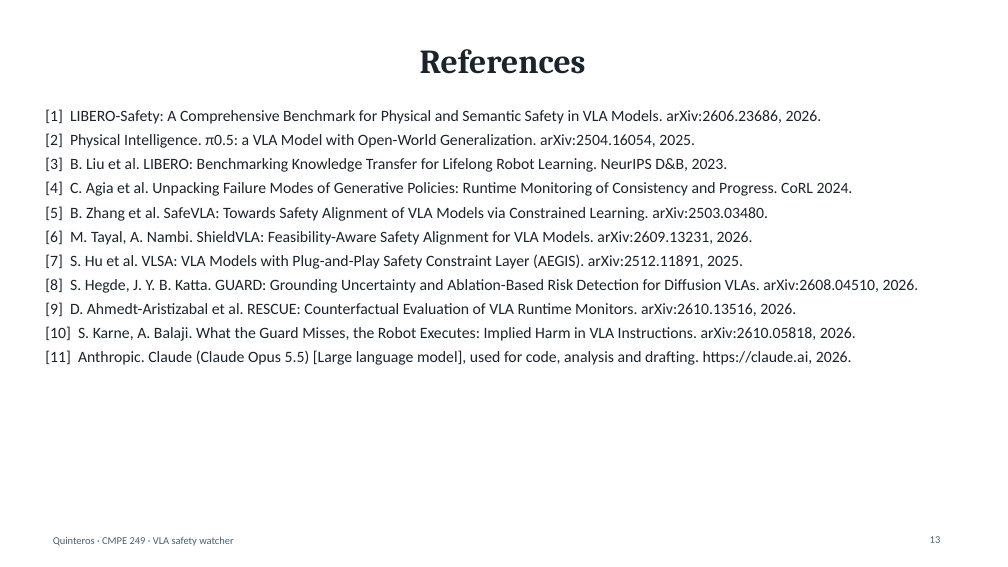
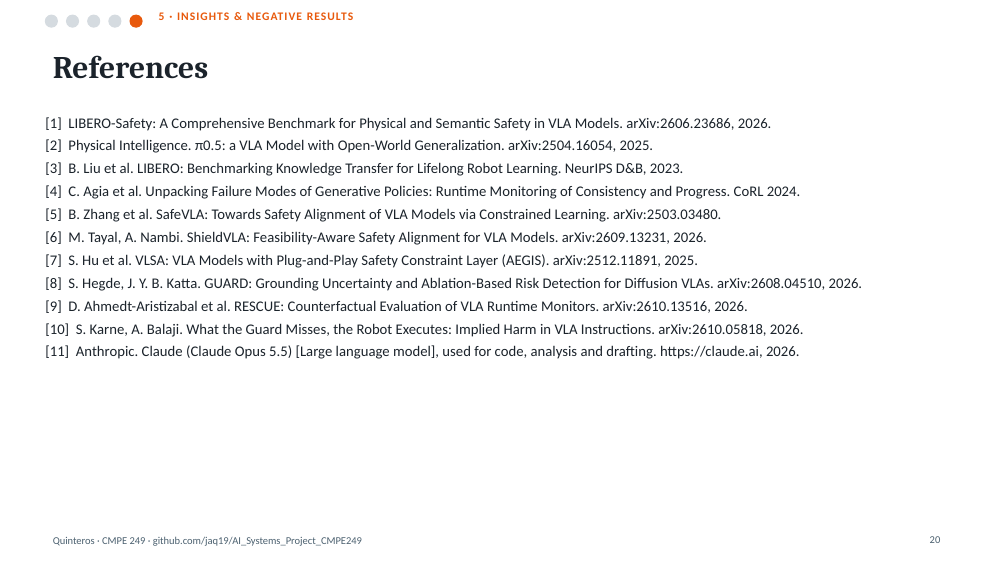
Before and after one commit to jaq19/AI_Systems_Project_CMPE249, a slide deck: slide 20 of deliverables/VLA_Watcher_Slides_Quinteros.pptx (slide 13 before the commit). Drawn at 1008x567 pixels with LibreOffice and Linux fonts; fonts in the diff are those of the drawing. Boxes give left, top, right and bottom in pixels: in the first picture for what was removed or moved away, otherwise in the second. Text is boxed around its words. In the diff, an @@ line names an element or a change of style, - is before the commit and + after.

```diff
--- a/deliverables/VLA_Watcher_Slides_Quinteros.pptx
+++ b/deliverables/VLA_Watcher_Slides_Quinteros.pptx
@@ ellipse added at box(45, 15, 57, 27), fill #D5DBE0, outline #D5DBE0 1 pt @@
@@ ellipse added at box(67, 15, 79, 27), fill #D5DBE0, outline #D5DBE0 1 pt @@
@@ ellipse added at box(88, 15, 100, 27), fill #D5DBE0, outline #D5DBE0 1 pt @@
@@ ellipse added at box(109, 15, 121, 27), fill #D5DBE0, outline #D5DBE0 1 pt @@
@@ ellipse added at box(130, 15, 142, 27), fill #E8590C, outline #E8590C 1 pt @@
@@ text added at box(159, 12, 353, 20), 11 pt, text #E8590C, bold @@
+5 · INSIGHTS & NEGATIVE RESULTS
@@ title "References": place and size @@
-title "References" at box(420, 49, 586, 74)
+title "References" at box(53, 55, 209, 79)
@@ title "References" at box(53, 55, 209, 79): size 32 to 30 pt; alignment centre to left @@
@@ text "[1] LIBERO-Safety: A Comprehensive Benchmark ...": place and size @@
-text "[1] LIBERO-Safety: A Comprehensive Benchmark ..." at box(45, 109, 919, 365)
+text "[1] LIBERO-Safety: A Comprehensive Benchmark ..." at box(45, 117, 863, 359)
@@ text "[1] LIBERO-Safety: A Comprehensive Benchmark ..." at box(45, 117, 863, 359): size 15 to 14 pt @@
@@ text at box(53, 536, 362, 546): text changed @@
-Quinteros · CMPE 249 · VLA safety watcher
+Quinteros · CMPE 249 · github.com/jaq19/AI_Systems_Project_CMPE249
@@ page number at box(930, 536, 941, 543): text changed @@
-13
+20
```
Also in this commit, not shown: 9 other slides changed, 10 slides added, 3 slides removed.
